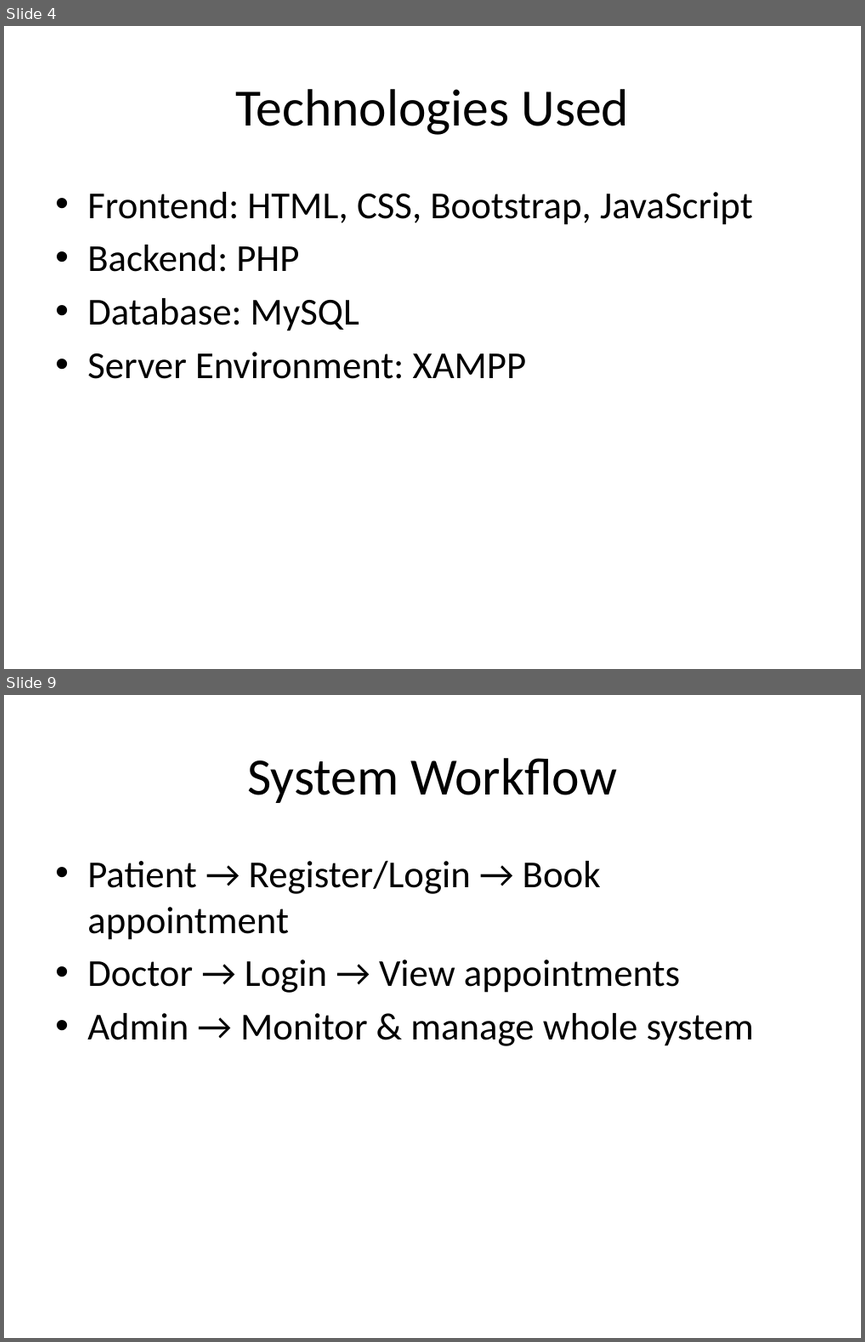
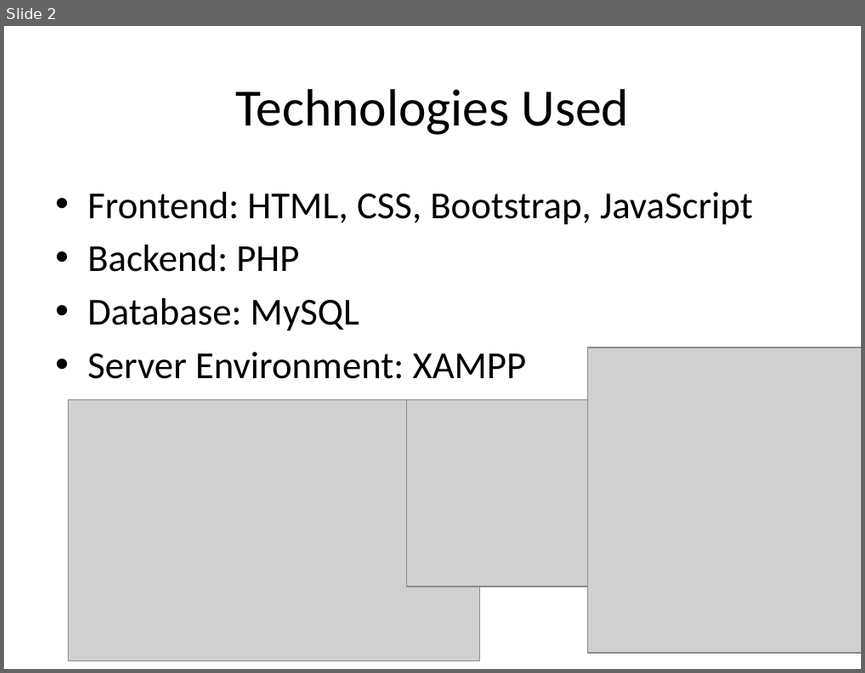
Before and after one commit to Eng-Aadam/Fududeeye-System, a slide deck: Fududeeye(PPT).pptx. Shown one above the other, each under a label of ours: slides 4 and 9 before the commit, slide 2 after it; the slides between them are not shown. The pictures are 865x1342 and 865x673 pixels, drawn with LibreOffice and Linux fonts; fonts in the diff are those of the drawing; grey boxes stand for pictures. Boxes give left, top, right and bottom in pixels: in the first picture for what was removed or moved away, otherwise in the second. Text is boxed around its words. In the diff, an @@ line names an element or a change of style, - is before the commit and + after.

```diff
--- a/Fududeeye(PPT).pptx
+++ b/Fududeeye(PPT).pptx
@@ slide 9 removed at (4, 695, 861, 1338), background #FFFFFF @@
@@ title removed at (247, 758, 617, 803) @@
-System Workflow
@@ text removed at (87, 861, 754, 1046) @@
-• Patient → Register/Login → Book appointment
-• Doctor → Login → View appointments
-• Admin → Monitor & manage whole system
@@ what was slide 4 is now slide 2 @@
@@ slide 2 changed as well @@
@@ picture added at (587, 347, 861, 652) @@
@@ picture added at (69, 399, 479, 660) @@
@@ picture added at (407, 399, 739, 585) @@
```
Also in this commit, not shown: 1 other slide changed, 11 slides added, 8 other slides removed.
